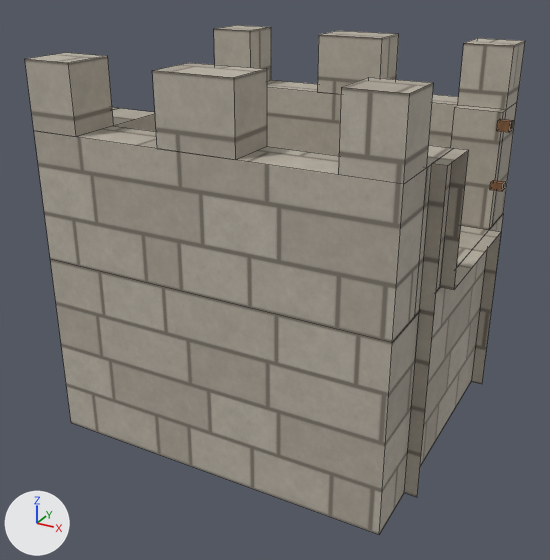
The FBX model Assets/Content/Landscape/Models/Castle/Tower_Top_Inline.fbx, before and after one commit.
Before and after are seen from a camera (50 mm lens) standing at (2.76, -5.36, 3.72) and looking at (-0.07, -0.21, 1.15). The axes (+X, +Y, +Z) are drawn at lower left. The lights are the same throughout. The first picture is the older version. Mesh edges are drawn as thin lines. Where no turn or scale is listed for an object, it has been applied to the vertices.

The older version as bpy lines, for what is in view:
```python
me_tower_top_inline = bpy.data.meshes.new('Tower_Top_Inline')
me_tower_top_inline.from_pydata(...)  # 146 vertices, 97 faces; spans x -1.5..1.5, y -1.4..1.4, z 0.0..3.0
# faces by material slot: [71, 26]
me_tower_top_inline.materials.append(mat_m_castlestone)  # picture img_t_castlestone_png
me_tower_top_inline.materials.append(mat_m_wood)  # picture img_t_wood_png
ob_tower_top_inline = bpy.data.objects.new('Tower_Top_Inline', me_tower_top_inline)
ob_tower_top_inline.location = (0.0, 0.0, 0.0)
```
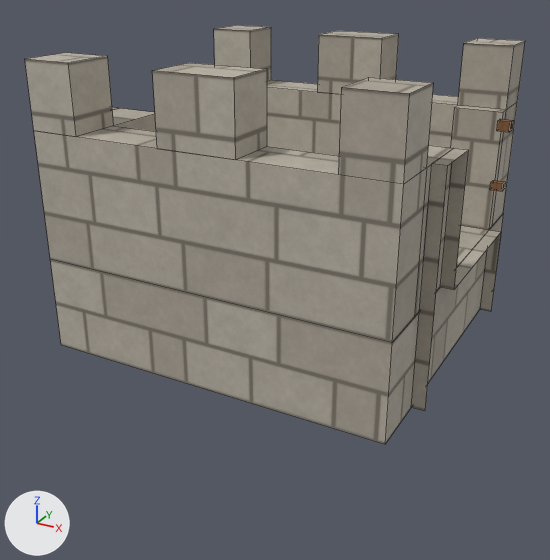
The newer file is also turned or shifted as a whole; pictures and numbers use the older file's frame.

Where the change shows, as pixel boxes (x1, y1, x2, y2) in the pictures (550 x 560 px; the box of a moved part takes in the faces that stretch with it):
'Tower_Top_Inline', reshaped (18% shorter): before (25, 25, 525, 534); after (25, 25, 525, 444)
part 1 of me_tower_top_inline, moved or reshaped: before (50, 164, 503, 534); after (50, 164, 503, 444)
part 2 of me_tower_top_inline, surface changed: before (32, 32, 518, 534); after (32, 32, 518, 444)

The change, as a list of edits to the scene's bpy script:
```text
Change me_tower_top_inline:
    used by ob_tower_top_inline; location = (0.0, 0.0, 0.0)
    remove me_tower_top_inline.from_pydata(...)  # 146 vertices, 97 faces; spans x -1.5..1.5, y -1.4..1.4, z 0.0..3.0
    add me_tower_top_inline.from_pydata(...)  # 146 vertices, 97 faces; spans x -1.5..1.5, y -1.4..1.4, z 0.75..3.0
    me_tower_top_inline part 1: all 12 vertices in x -1.5..1.5, y -1.4..1.4, z 0.0 are moved by (0.0, 0.0, 0.75)
    me_tower_top_inline part 2: texture (UV) coordinates of 70 of 97 faces, centred in x -1.45..1.45, y -1.4..1.4, z 0.75..2.75, changed; they spanned u -1.0..1.0, v 1.0..2.0 and now span u -1.0..1.0, v 0.5..1.5
```
